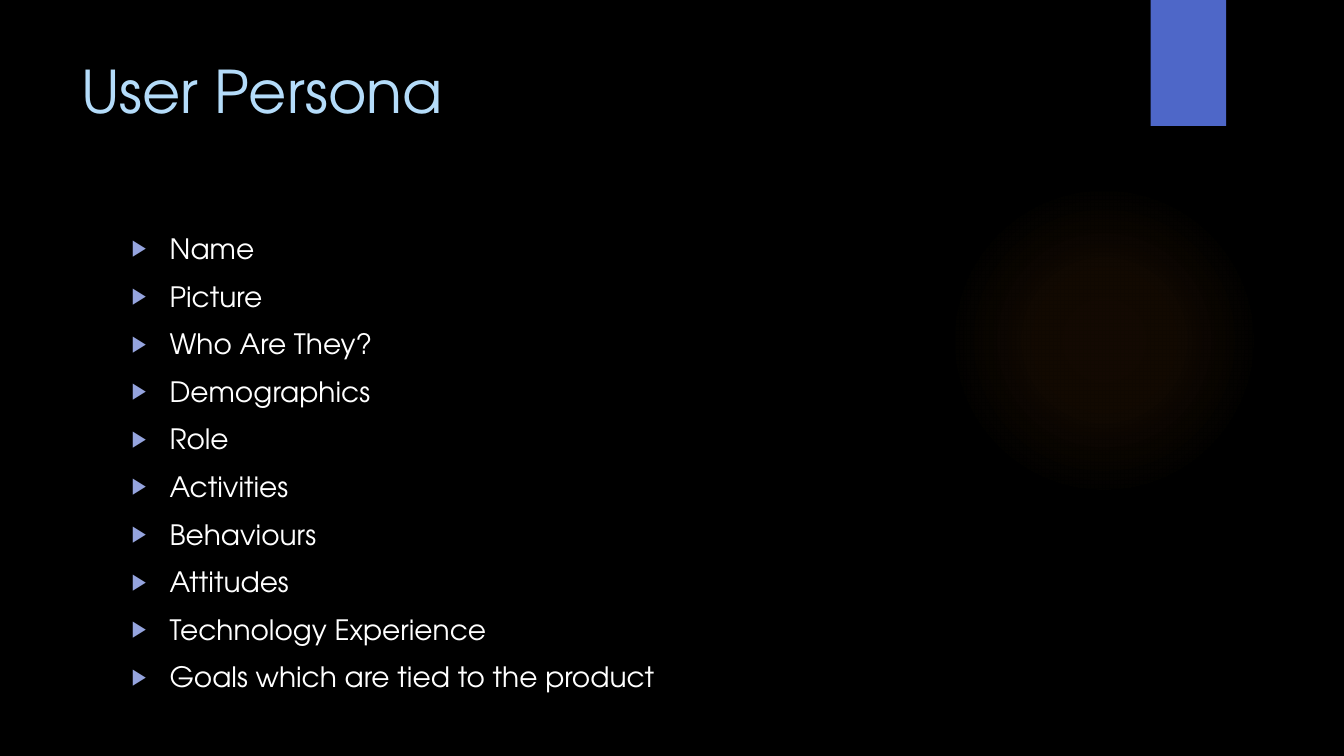
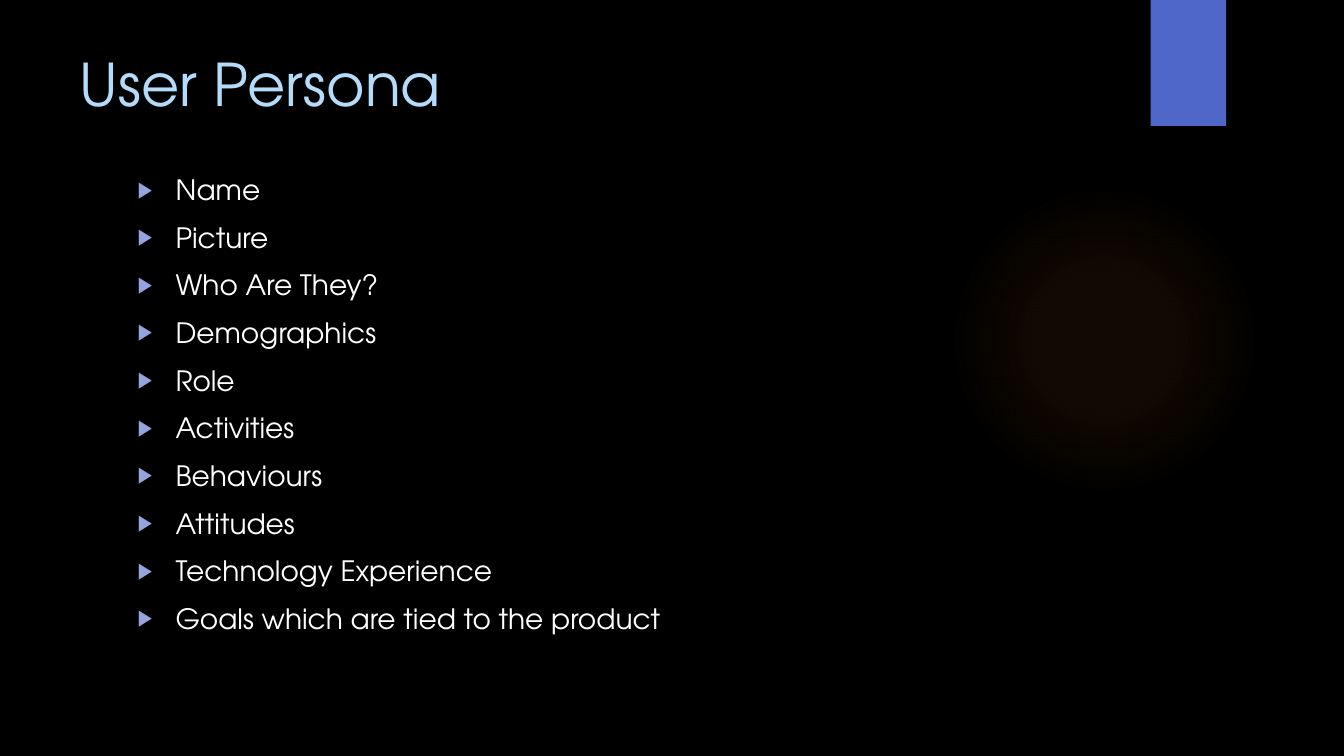
Before and after one commit to WitsSoftDev/SoftDev2016, a slide deck: slide 20 of Session 5/Softdev Session 5 2016.pptx. Drawn at 1344x756 pixels with LibreOffice and Linux fonts; fonts in the diff are those of the drawing; background and template pictures are left out. Boxes give left, top, right and bottom in pixels: in the first picture for what was removed or moved away, otherwise in the second. Text is boxed around its words. In the diff, an @@ line names an element or a change of style, - is before the commit and + after.

```diff
--- a/Session 5/Softdev Session 5 2016.pptx
+++ b/Session 5/Softdev Session 5 2016.pptx
@@ title "User Persona": place and size @@
-title "User Persona" at <box>81,69,443,114</box>
+title "User Persona" at <box>80,62,441,107</box>
@@ text "Name": place and size @@
-text "Name" at <box>170,238,654,693</box>
+text "Name" at <box>176,179,660,635</box>
```
Also in this commit, not shown: 12 other slides changed, 3 slides added, 5 slides removed, 16 other files.
